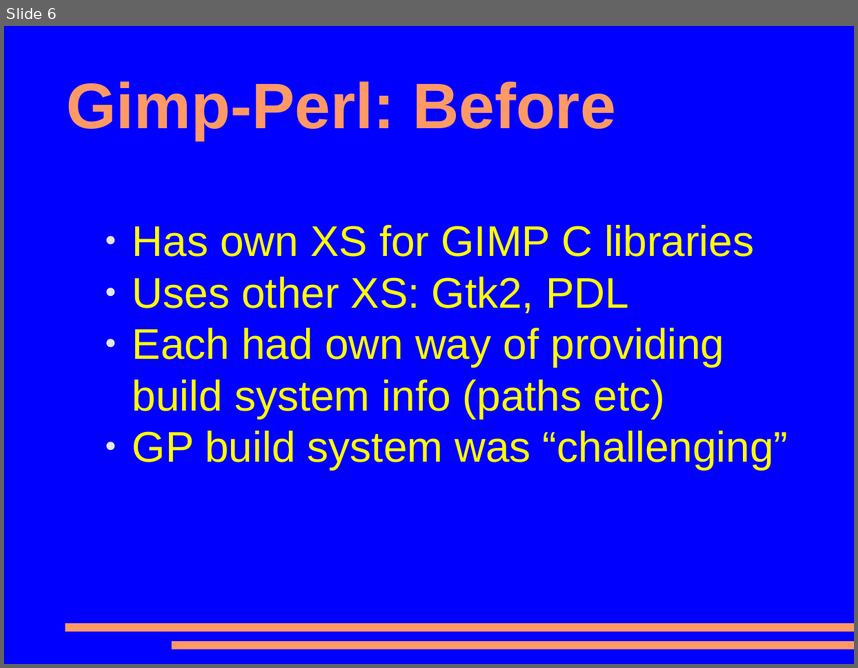
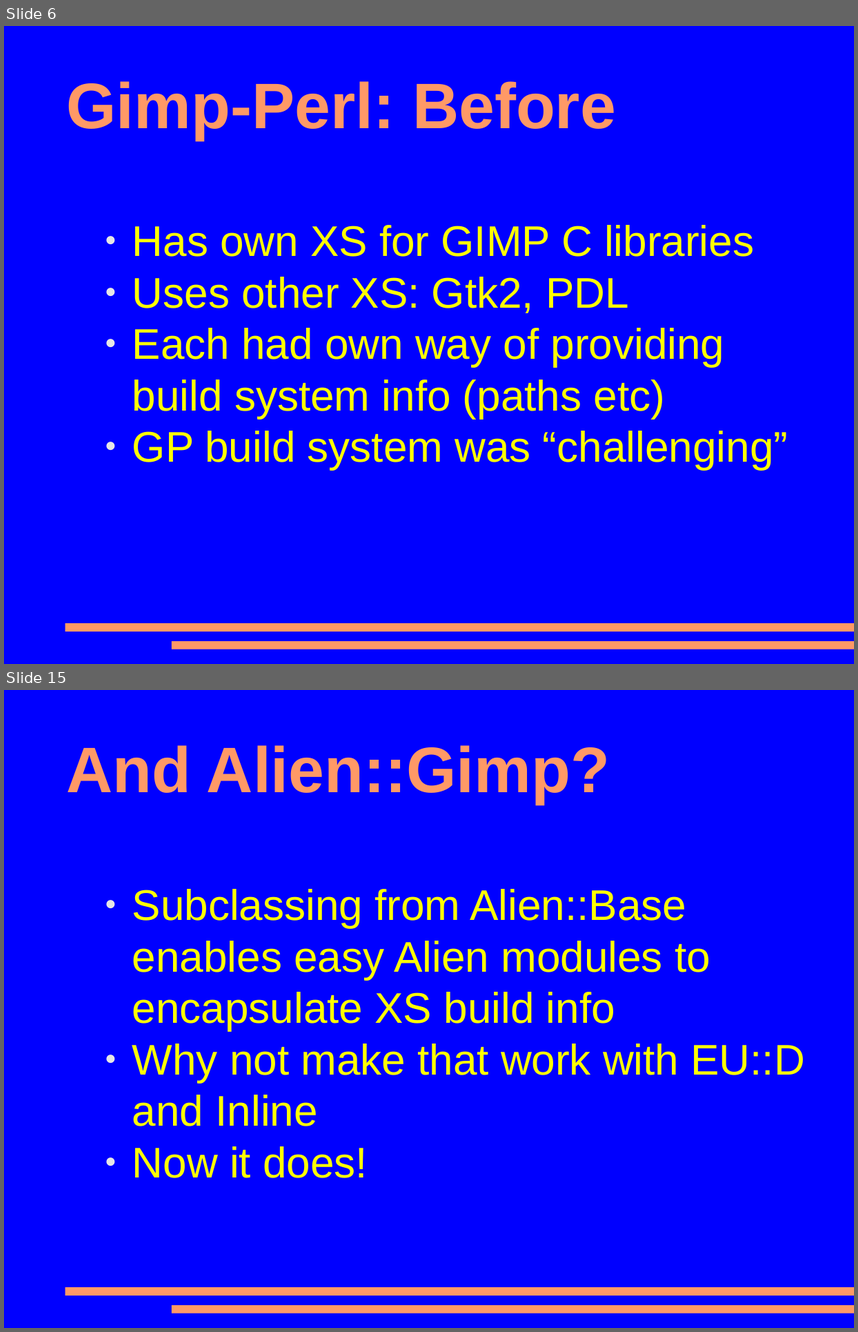
Before and after one commit to mohawk2/presentations, a slide deck: lpw2014-closinggaps.odp. Shown one above the other, each under a label of ours: slide 6 before the commit, slides 6 and 15 after it; the slides between them are not shown. The pictures are 858x668 and 858x1332 pixels, drawn with LibreOffice and Linux fonts; fonts in the diff are those of the drawing. Boxes give left, top, right and bottom in pixels: in the first picture for what was removed or moved away, otherwise in the second. Text is boxed around its words. In the diff, an @@ line names an element or a change of style, - is before the commit and + after.

```diff
--- a/lpw2014-closinggaps.odp
+++ b/lpw2014-closinggaps.odp
@@ slide 15 added at box(4, 690, 854, 1328), background #0000FF; not listed: 2 template elements that a slide beside it also shows @@
@@ title added at box(67, 745, 610, 805), 60 pt, text #FF9966, bold @@
+And Alien::Gimp?
@@ text added at box(132, 889, 805, 1178), 40 pt, text #FFFF00 @@
+● Subclassing from Alien::Base enables easy Alien modules to encapsulate XS build info
+● Why not make that work with EU::D and Inline
+● Now it does!
```
Also in this commit, not shown: 6 slides changed, 8 other slides added, 1 slide removed.
